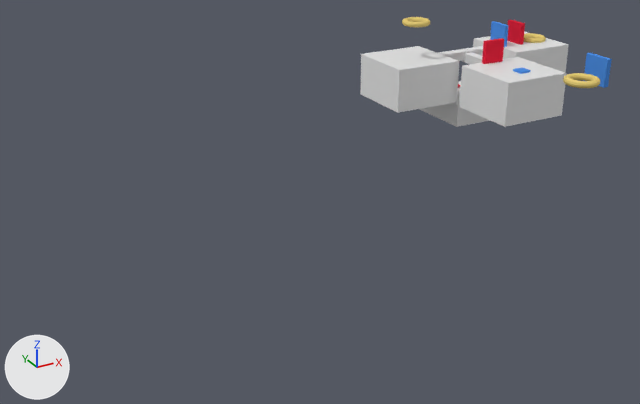
What one commit did to the Blender file LevelConcepts.blend.
One viewpoint serves both versions: a 50 mm lens placed at (-6.29, -9.1, 3.05), pointed at (-2.33, -1.89, -0.56). Arrows for +X, +Y and +Z are at lower left; the lights stay in place.
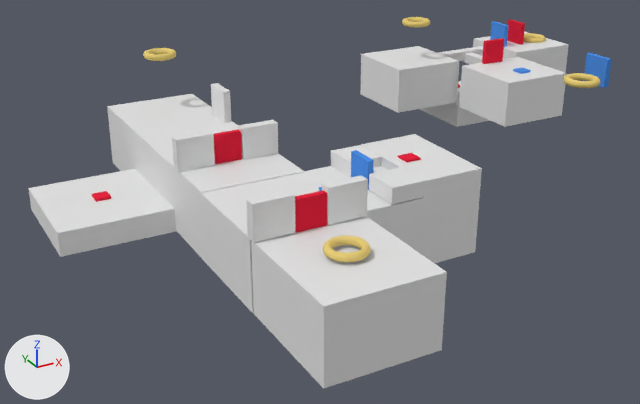
Boxes [x1, y1, x2, y2] around the edits, measured in the pictures (640 x 404 px):
'Cube.020', added: after [251, 216, 447, 389]
'Cube.014', added: after [200, 134, 482, 313]
'Cube.010', added: after [107, 94, 304, 260]
'Cube.013', added: after [28, 169, 176, 257]
'Cube.024', added: after [246, 191, 296, 243]
'Cube.023', added: after [322, 175, 368, 225]
'Cube.025', added: after [369, 167, 424, 204]
'Cube.021', added: after [172, 131, 215, 173]
'Cube.022', added: after [238, 120, 278, 160]
'Cube.019', added: after [295, 190, 327, 233]
'Torus.006', added: after [323, 236, 371, 262]
'Cube.011', added: after [213, 129, 242, 164]
'Cube.026', added: after [331, 145, 381, 178]
'Cube.027', added: after [211, 83, 231, 123]
'Cube.015', added (blue): after [351, 150, 374, 190]
'Torus.005', added: after [143, 48, 176, 61]
'Cube.017', added: after [398, 153, 421, 162]
'Cube.012', added: after [92, 191, 111, 202]
'Cube.018', added: after [373, 166, 388, 173]

Patch to the scene script:
```diff
--- a/LevelConcepts.blend.py
+++ b/LevelConcepts.blend.py
@@ ob_cube_010 @@
+ob_cube_010 = bpy.data.objects.new('Cube.010', me_cube)  # a box spanning x -1.0..1.98, y -7.26..1.0, z -1.0..1.0
+ob_cube_010.location = (-3.486, -0.066, -0.25)
+ob_cube_010.scale = (0.334, 0.334, 0.334)
@@ ob_torus_005 @@
+ob_torus_005 = bpy.data.objects.new('Torus.005', me_torus_003.copy())  # the mesh of ob_torus_003
+ob_torus_005.location = (-3.28, -0.052, 0.672)
+ob_torus_005.rotation_euler = (3.142, 0.0, 0.0)  # degrees (180, 0, 0)
+ob_torus_005.scale = (0.14, 0.14, 0.14)
@@ ob_cube_011 @@
+ob_cube_011 = bpy.data.objects.new('Cube.011', me_cube_005.copy())  # the mesh of ob_cube_004
+ob_cube_011.location = (-3.334, -1.922, 0.222)
+ob_cube_011.rotation_euler = (0.0, 0.0, 1.571)  # degrees (0, 0, 90)
+ob_cube_011.scale = (0.027, 0.141, 0.141)
@@ ob_cube_012 @@
+ob_cube_012 = bpy.data.objects.new('Cube.012', me_cube_005.copy())  # the mesh of ob_cube_004
+ob_cube_012.location = (-4.343, -1.173, -0.346)
+ob_cube_012.rotation_euler = (0.0, 1.571, 0.0)  # degrees (0, 90, 0)
+ob_cube_012.scale = (0.0141, 0.0735, 0.0735)
@@ ob_cube_013 @@
+ob_cube_013 = bpy.data.objects.new('Cube.013', me_cube_013)  # a box spanning x -5.39..1.0, y -6.4..0.42, z -0.37..1.0
+ob_cube_013.location = (-3.985, -0.664, -0.531)
+ob_cube_013.scale = (0.172, 0.172, 0.172)
@@ ob_cube_014 @@
+ob_cube_014 = bpy.data.objects.new('Cube.014', me_cube_014)  # 16 vertices, 14 faces; spans x -0.18..1.98, y -2.06..1.0, z -1.41..1.02
+ob_cube_014.location = (-3.643, -2.81, -0.112)
+ob_cube_014.scale = (1.02, 0.334, 0.334)
@@ ob_cube_015 @@
+ob_cube_015 = bpy.data.objects.new('Cube.015', me_cube_015)  # a box spanning x -1.0..1.0, y -1.0..1.0, z -1.0..1.0; in mat_material_008 (blue #4e90e7)
+ob_cube_015.location = (-2.516, -2.986, 0.201)
+ob_cube_015.scale = (0.027, 0.141, 0.141)
@@ ob_cube_016 @@
+ob_cube_016 = bpy.data.objects.new('Cube.016', me_cube_016)  # a box spanning x -1.0..1.0, y -1.0..1.0, z -1.0..1.0; in mat_material_008 (blue #4e90e7)
+ob_cube_016.location = (-2.832, -2.993, 0.086)
+ob_cube_016.rotation_euler = (0.0, 1.571, 0.0)  # degrees (0, 90, 0)
+ob_cube_016.scale = (0.0141, 0.0735, 0.0735)
@@ ob_cube_017 @@
+ob_cube_017 = bpy.data.objects.new('Cube.017', me_cube_005.copy())  # the mesh of ob_cube_004
+ob_cube_017.location = (-2.031, -2.997, 0.233)
+ob_cube_017.rotation_euler = (0.0, 1.571, 0.0)  # degrees (0, 90, 0)
+ob_cube_017.scale = (0.0141, 0.0735, 0.0735)
@@ ob_cube_019 @@
+ob_cube_019 = bpy.data.objects.new('Cube.019', me_cube_005.copy())  # the mesh of ob_cube_004
+ob_cube_019.location = (-3.329, -3.541, 0.208)
+ob_cube_019.rotation_euler = (0.0, 0.0, 4.712)  # degrees (0, 0, 270)
+ob_cube_019.scale = (0.027, 0.141, 0.141)
@@ ob_cube_020 @@
+ob_cube_020 = bpy.data.objects.new('Cube.020', me_cube_020)  # a box spanning x -1.0..1.98, y -2.41..1.0, z -0.95..1.0
+ob_cube_020.location = (-3.486, -3.849, -0.266)
+ob_cube_020.scale = (0.334, 0.334, 0.334)
@@ ob_torus_006 @@
+ob_torus_006 = bpy.data.objects.new('Torus.006', me_torus_003.copy())  # the mesh of ob_torus_003
+ob_torus_006.location = (-3.311, -4.084, 0.119)
+ob_torus_006.rotation_euler = (3.142, 0.0, 0.0)  # degrees (180, 0, 0)
+ob_torus_006.scale = (0.14, 0.14, 0.14)
@@ ob_cube_021 @@
+ob_cube_021 = bpy.data.objects.new('Cube.021', me_cube_022)  # a box spanning x -3.13..1.0, y -1.0..1.0, z -1.0..2.66
+ob_cube_021.location = (-3.562, -1.927, 0.163)
+ob_cube_021.scale = (0.0867, 0.0514, 0.0867)
@@ ob_cube_022 @@
+ob_cube_022 = bpy.data.objects.new('Cube.022', me_cube_022.copy())
+ob_cube_022.location = (-2.914, -1.927, 0.163)
+ob_cube_022.scale = (0.0867, 0.0514, 0.0867)
@@ ob_cube_023 @@
+ob_cube_023 = bpy.data.objects.new('Cube.023', me_cube_022.copy())
+ob_cube_023.location = (-2.914, -3.532, 0.163)
+ob_cube_023.scale = (0.0867, 0.0514, 0.0867)
@@ ob_cube_024 @@
+ob_cube_024 = bpy.data.objects.new('Cube.024', me_cube_022.copy())
+ob_cube_024.location = (-3.562, -3.532, 0.163)
+ob_cube_024.scale = (0.0867, 0.0514, 0.0867)
@@ ob_cube_025 @@
+ob_cube_025 = bpy.data.objects.new('Cube.025', me_cube_026)  # a box spanning x -3.13..1.0, y -1.0..1.88, z -1.0..2.66
+ob_cube_025.location = (-2.45, -3.226, 0.134)
+ob_cube_025.rotation_euler = (1.571, 0.0, 1.571)  # degrees (90, 0, 90)
+ob_cube_025.scale = (0.0867, 0.0514, 0.0867)
@@ ob_cube_026 @@
+ob_cube_026 = bpy.data.objects.new('Cube.026', me_cube_027)  # a box spanning x -3.13..1.0, y -1.0..1.98, z -1.0..2.66
+ob_cube_026.location = (-2.45, -2.562, 0.123)
+ob_cube_026.rotation_euler = (1.571, 0.0, 1.571)  # degrees (90, 0, 90)
+ob_cube_026.scale = (0.0867, 0.0514, 0.0867)
@@ ob_cube_018 @@
+ob_cube_018 = bpy.data.objects.new('Cube.018', me_cube_028)  # a box spanning x -3.13..1.0, y -1.0..2.62, z -1.0..2.66
+ob_cube_018.location = (-2.256, -2.882, 0.089)
+ob_cube_018.rotation_euler = (1.571, 0.0, 1.571)  # degrees (90, 0, 90)
+ob_cube_018.scale = (0.0867, 0.0196, 0.0867)
@@ ob_cube_027 @@
+ob_cube_027 = bpy.data.objects.new('Cube.027', me_cube_029)  # a box spanning x -1.0..1.0, y -1.0..1.0, z -1.0..1.0
+ob_cube_027.location = (-2.874, -0.719, 0.248)
+ob_cube_027.scale = (0.0381, 0.169, 0.169)
```
